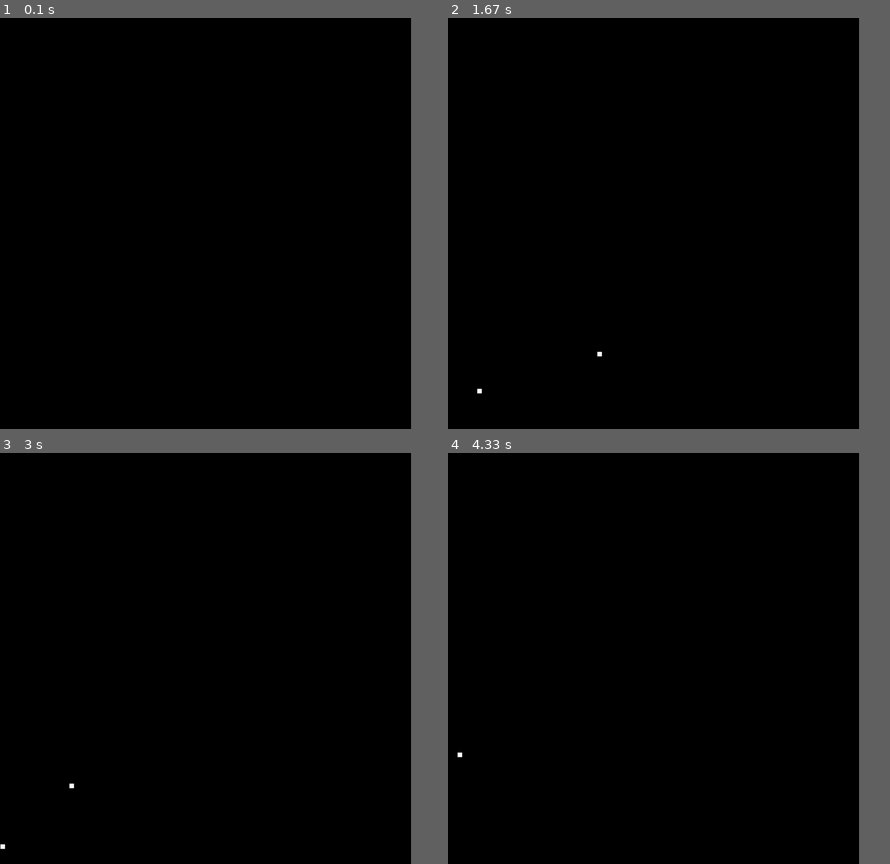
Above: before the commit, frames 1-4 (two rows, left to right).
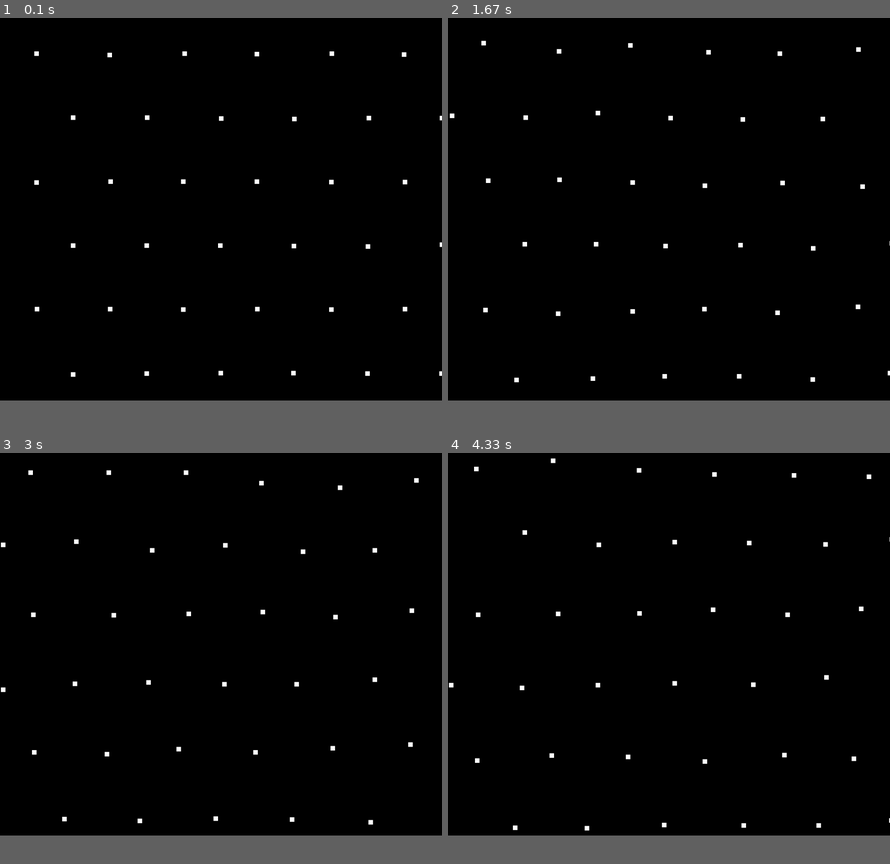
Above: after the commit, the same moments.

Repository: john9francis/molecular-dynamics
Game: pygame game, started from pygame_main.py
The game is run twice, just before and just after one commit, with the same random seed, the same clock (stepped at 60 frames per second) and the same inputs.
Inputs:
- Up to frame 1 (0.1 s): no input
- Up to frame 2 (1.67 s): no input
- Up to frame 3 (3 s): no input
- Up to frame 4 (4.33 s): no input
In our replay, the window is 837x837 before the commit and 900x779 after it. These sizes can differ from the game's own. Grey fills any space a smaller window leaves; there, only what the larger window draws over its background counts as a difference.

The runs differ from the first frame. In frame 1, 0.5% of the frame differs, in the area x 7-100%, y 8-88%; in frame 2, 0.5%; in frame 3, 0.5%, in the area x 0-95%, y 4-97%; in frame 4, 0.5%.

Commit message:
The particles are moving but the wrap around boundary conditions do not work. I need to reevaluate how the forces are calculated with wrap around boundary conditions. I need to implement the 'closest' function and give it a better name.

Diff:
--- a/particle_world.py
+++ b/particle_world.py
@@ -7,14 +7,17 @@
   '''
 
   def __init__(self, n_particles=25) -> None:
-    self.width = int(n_particles ** .5)
-
-    self.n_particles = self.width ** 2
-
+    self.n_particles = int(n_particles ** .5) ** 2
+
+    # width and height will be defined in self.create_lattice
+    self.width = 0
+    self.height = 0
+
+    # self.lattice = self.create_random_lattice()
     self.lattice = self.create_random_lattice()
 
     self.v0 = 1
-    self.dt = .01
+    self.dt = .001
 
     self.velocities = np.empty_like(self.lattice)
     self.velocities = self.create_random_velocities(self.v0, self.velocities)
@@ -37,14 +40,25 @@
 
     new_lattice = np.array([])
 
-    for i in range(self.width):
-      for j in range(self.width):
+    n = int(self.n_particles ** .5)
+
+    for i in range(n):
+      for j in range(n):
         if new_lattice.size == 0:
           new_lattice = np.append(new_lattice, np.array([i*a1 + j*a2]))
         else:
           new_lattice = np.vstack((new_lattice, np.array([i*a1 + j*a2])))
 
-    return self.enforce_periodic_boundary_conditions(new_lattice, [a1, a2], self.width, self.width)
+    # set width and height
+    scale = 1
+    self.width = scale * n * a1[0]
+    self.height = scale * n * a2[1]
+
+    offset = .5
+
+    new_lattice = new_lattice + offset
+
+    return self.enforce_periodic_boundary_conditions(new_lattice)
 
 
   def create_random_lattice(self, not_random_lattice:np.ndarray=None) -> np.ndarray:
@@ -57,7 +71,7 @@
       random_lattice = np.copy(not_random_lattice)
 
     for i in range(len(random_lattice)):
-      r = np.random.uniform(0, 0.5)
+      r = np.random.uniform(0, 0.01)
       theta = np.random.uniform(0, 2 * np.pi)
       x = r * np.cos(theta)
       y = r * np.sin(theta)
@@ -68,13 +82,7 @@
 
 
 
-  def enforce_periodic_boundary_conditions(self,
-  positions_array,
-  lattice_vectors:np.ndarray,
-  x_max,
-  y_max,
-  x_min=0,
-  y_min=0):
+  def enforce_periodic_boundary_conditions(self, positions_array):
     '''
     If a particle's position is beyond the x_max, it shifts it back x_max points.
     NOTE: This is dangerous, because if there are too many particles to fit in
@@ -88,10 +96,15 @@
       pos_x = positions_array[i][0]
       pos_y = positions_array[i][1]
 
-      if pos_x > x_max:
-        pos_x -= x_max * lattice_vectors[0][0]
-      if pos_y > y_max:
-        pos_y -= y_max * lattice_vectors[1][1]
+      if pos_x > self.width:
+        pos_x -= self.width
+      if pos_x < 0:
+        pos_x += self.width
+
+      if pos_y > self.height:
+        pos_y -= self.height
+      if pos_y < 0:
+        pos_y += self.height
 
       positions_array[i] = np.array([pos_x, pos_y])
 
@@ -125,12 +138,40 @@
     return 24 * (2 / (r ** 13) - 1 / (r ** 7))
 
 
+  def closest(self, positions_array, particle_indx):
+    '''
+    Better name needed!
+    '''
+    # copy to not affect the original array
+    pos_array = np.copy(positions_array)
+
+    # grab the particle pos for later
+    particle_pos = pos_array[particle_indx]
+
+    # delete THIS particle so we don't get the force with itself.
+    pos_array = np.delete(pos_array, particle_indx, 0)
+
+    # ERICS CODE:
+    # p = positions[particle_indx]
+    # positions = np.delete(positions, particle_indx, 0)
+    # positions[abs(positions-p) > 2.5] += 5
+    # positions[abs(positions-p) > 2.5] -= 10
+    # return p - positions
+
+
 
   def calculate_net_force(self, particle_pos_list, particle_indx, box_size) -> np.ndarray:
     '''
     Takes in a particle index and calculates the net
     force on that particle from the other particles
     returns a vector of [force_x, force_y]
+
+
+
+    Wrap around boundary conditions:
+    I need to use the self.closest function!!!
+
+
     '''
     # set the maximum r, above this, force = 0
     rcut = 3
@@ -170,7 +211,7 @@
       if np.array_equal(pos, particle_pos):
         continue
 
-      distance = pos - particle_pos
+      distance = - (pos - particle_pos)
 
       r = np.sqrt(distance[0]**2 + distance[1]**2)
 
@@ -197,29 +238,18 @@
       new_f = self.calculate_net_force(pos_array, i, self.width)
       all_force_list.append(new_f)
 
+
     return np.array(all_force_list)
 
 
 
-
-
-  def verlet_method(self, old_array:np.ndarray) -> np.ndarray:
-    '''
-    Uses the verlet method to calculate the next spot for
-    all particles in the particle array
-    '''
-
-
-    pass
-
-
   def update(self):
     '''
     Updates positions based on the verlet method
     '''
     f = self.calculate_force_array(self.lattice)
-    self.next_lattice = 2 * self.lattice - self.previous_lattice + f * self.dt
-    # self.next_lattice = self.enforce_periodic_boundary_conditions(self.next_lattice, )
+    self.next_lattice = 2 * self.lattice - self.previous_lattice + f * self.dt ** 2
+    self.next_lattice = self.enforce_periodic_boundary_conditions(self.next_lattice)
 
     # finally, reset the lattice variable
     self.previous_lattice = np.copy(self.lattice)
--- a/pygame_main.py
+++ b/pygame_main.py
@@ -8,15 +8,15 @@
 
   # set up our own stuff
   p_world = ParticleWorld(36)
+  p_world.plot_lattice()
   scale = 100
-  offset = 10
 
   # Initialize Pygame
   pygame.init()
 
   # Set up the screen
   screen_width = p_world.width * 1.5 * scale
-  screen_height = p_world.width * 1.5 * scale
+  screen_height = p_world.height * 1.5 * scale
   screen = pygame.display.set_mode((screen_width, screen_height))
   pygame.display.set_caption("Molecular Dynamics")
 
@@ -40,10 +40,10 @@
     scale = 150
 
     for p in p_world.lattice:
-      pygame.draw.rect(screen, WHITE, (p[0] * scale + offset, p[1] * scale + offset, 10, 10))
+      pygame.draw.rect(screen, WHITE, (p[0] * scale, p[1] * scale, 10, 10))
 
     p_world.update()
-    time.sleep(.2)
+    time.sleep(.01)
 
     # Update the display
     pygame.display.flip()
